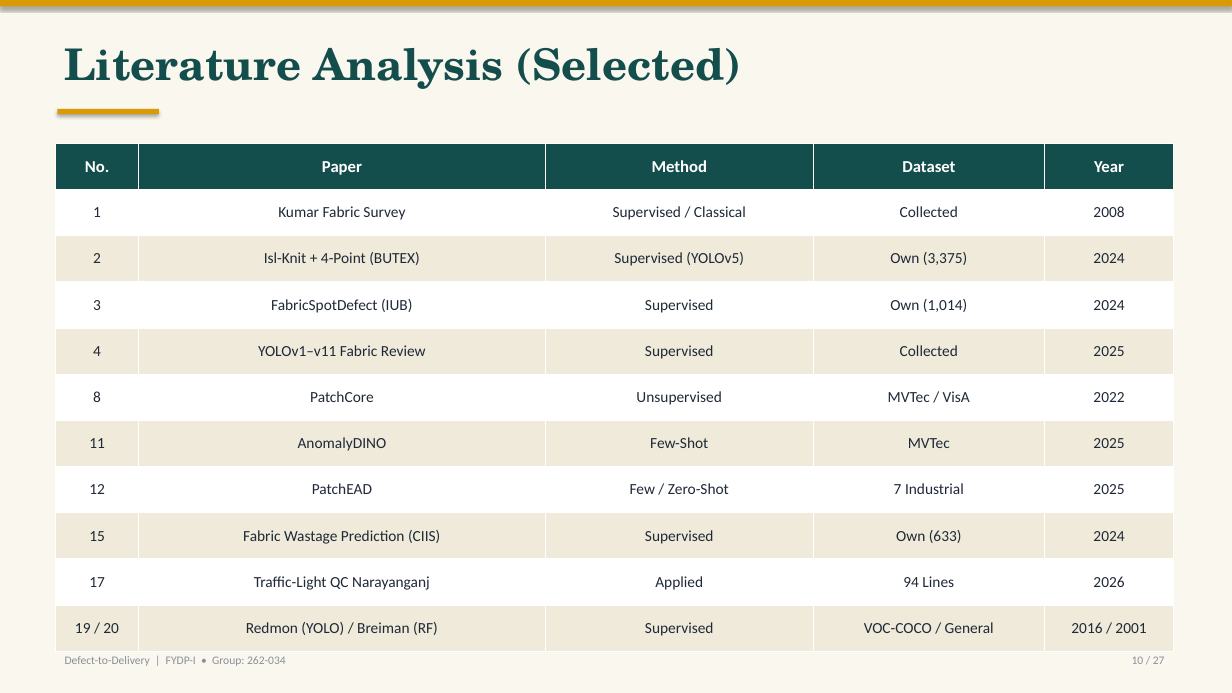
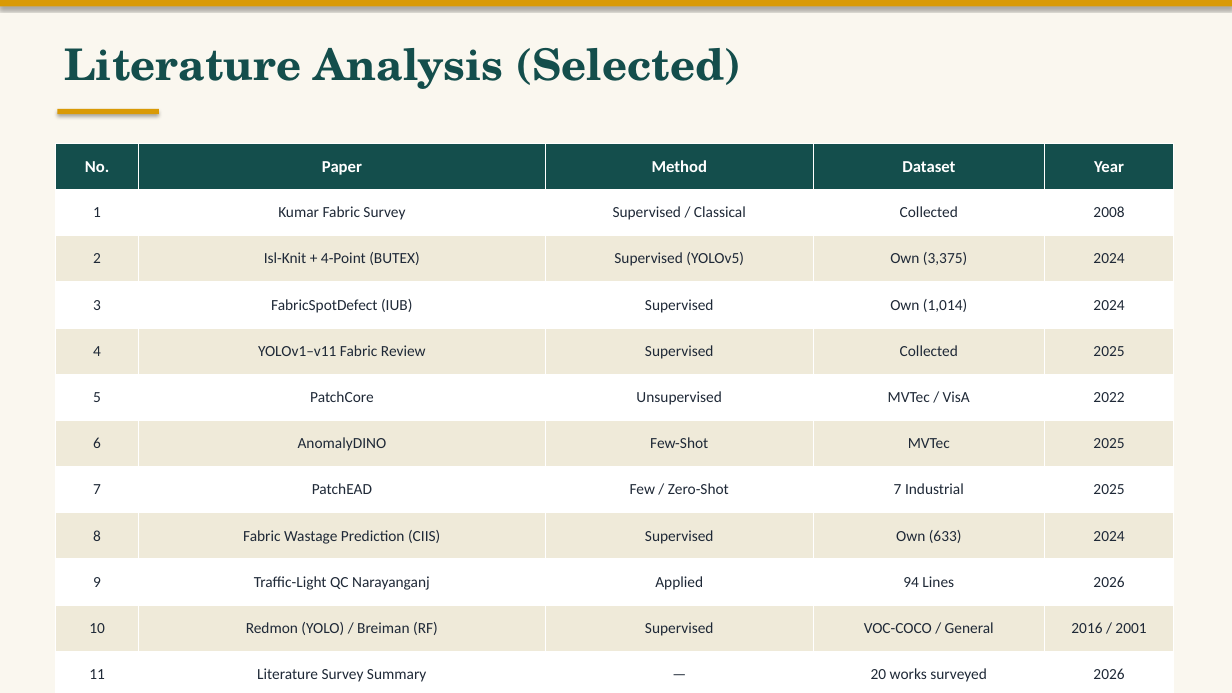
Before and after one commit to labib-ux/FYDP, a slide deck: slide 10 of slides/FYDP-I_Defect-to-Delivery.pptx. Drawn at 1232x693 pixels with LibreOffice and Linux fonts; fonts in the diff are those of the drawing. Boxes give left, top, right and bottom in pixels: in the first picture for what was removed or moved away, otherwise in the second. Text is boxed around its words. In the diff, an @@ line names an element or a change of style, - is before the commit and + after.

```diff
--- a/slides/FYDP-I_Defect-to-Delivery.pptx
+++ b/slides/FYDP-I_Defect-to-Delivery.pptx
@@ table at <box>55,143,1174,693</box> @@
-row 6: 8 | PatchCore | Unsupervised | MVTec / VisA | 2022
-row 7: 11 | AnomalyDINO | Few-Shot | MVTec | 2025
-row 8: 12 | PatchEAD | Few / Zero-Shot | 7 Industrial | 2025
-row 9: 15 | Fabric Wastage Prediction (CIIS) | Supervised | Own (633) | 2024
-row 10: 17 | Traffic-Light QC Narayanganj | Applied | 94 Lines | 2026
-row 11: 19 / 20 | Redmon (YOLO) / Breiman (RF) | Supervised | VOC-COCO / General | 2016 / 2001
+row 6: 5 | PatchCore | Unsupervised | MVTec / VisA | 2022
+row 7: 6 | AnomalyDINO | Few-Shot | MVTec | 2025
+row 8: 7 | PatchEAD | Few / Zero-Shot | 7 Industrial | 2025
+row 9: 8 | Fabric Wastage Prediction (CIIS) | Supervised | Own (633) | 2024
+row 10: 9 | Traffic-Light QC Narayanganj | Applied | 94 Lines | 2026
+row 11: 10 | Redmon (YOLO) / Breiman (RF) | Supervised | VOC-COCO / General | 2016 / 2001
+row 12: 11 | Literature Survey Summary | — | 20 works surveyed | 2026
@@ text removed at <box>1132,656,1165,664</box> @@
-10 / 27
```
Also in this commit, not shown: 26 other slides changed, 2 slides added.
